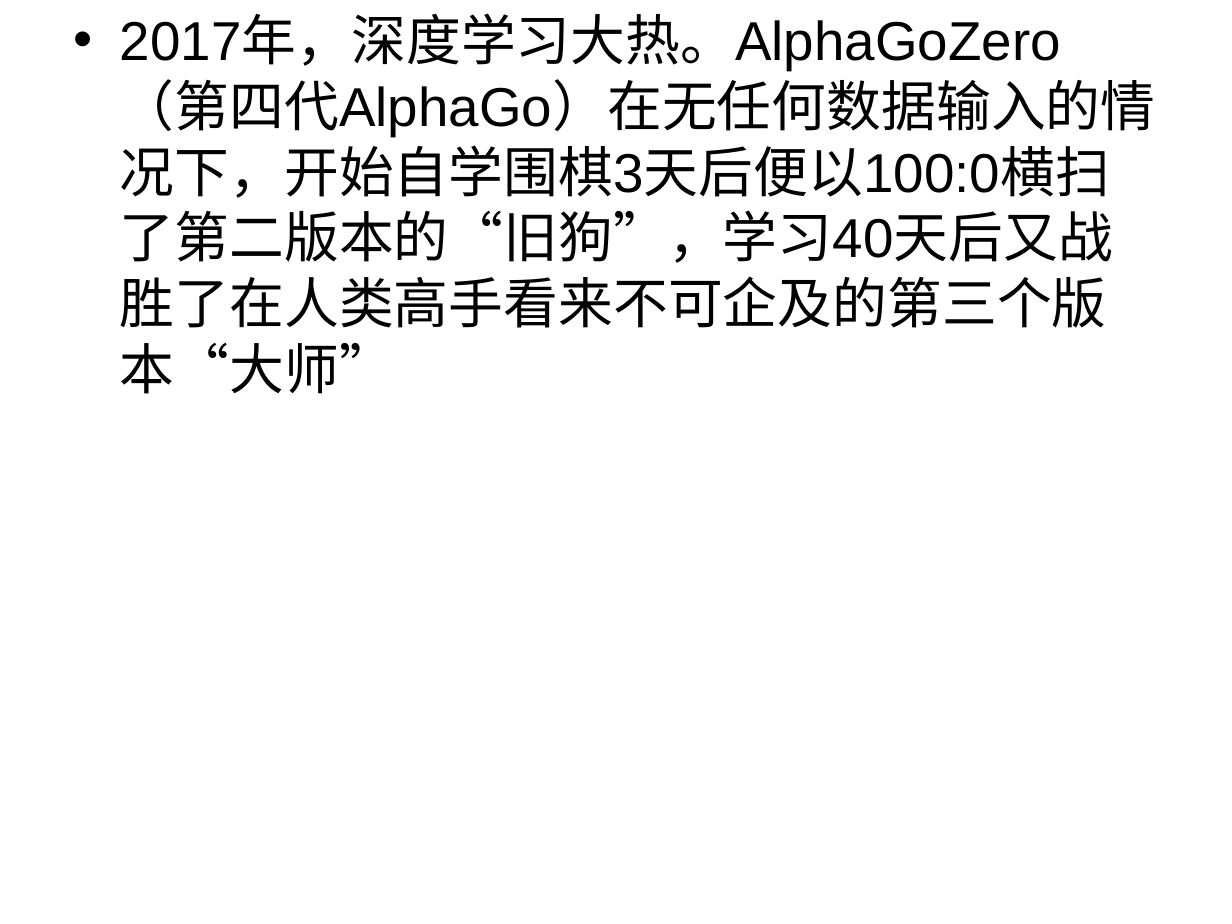
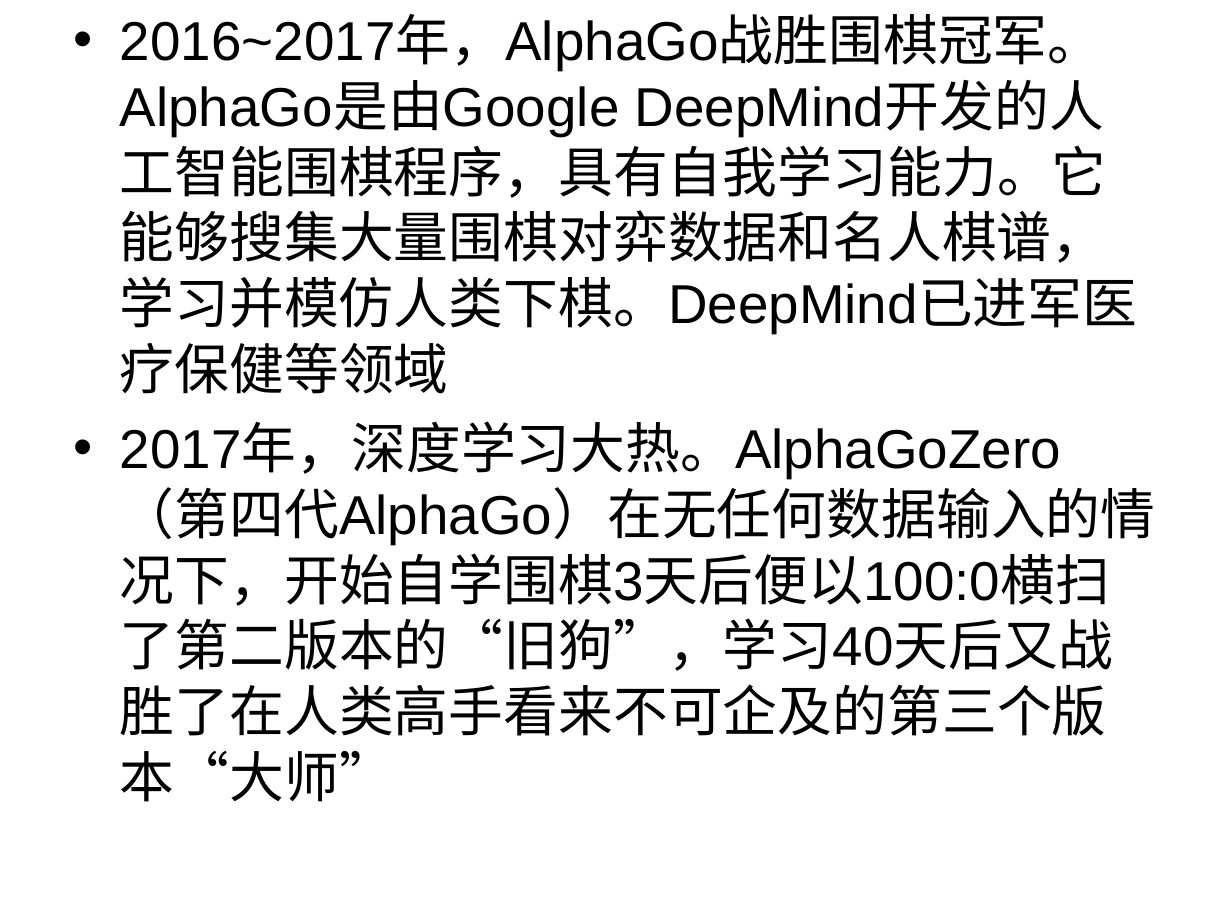
Before and after one commit to zhijie-ai/RL, a slide deck: slide 11 of rl-rec-practice/topk/code/AI的过去现在及未来.ppt (slide 12 before the commit). Drawn at 1232x924 pixels with LibreOffice and Linux fonts; fonts in the diff are those of the drawing. Boxes give left, top, right and bottom in pixels: in the first picture for what was removed or moved away, otherwise in the second. Text is boxed around its words. In the diff, an @@ line names an element or a change of style, - is before the commit and + after.

```diff
--- a/rl-rec-practice/topk/code/AI的过去现在及未来.ppt
+++ b/rl-rec-practice/topk/code/AI的过去现在及未来.ppt
@@ text at (x1=120, y1=17, x2=1137, y2=335): paragraph added @@
+• 2016~2017年，AlphaGo战胜围棋冠军。AlphaGo是由Google DeepMind开发的人工智能围棋程序，具有自我学习能力。它能够搜集大量围棋对弈数据和名人棋谱，学习并模仿人类下棋。DeepMind已进军医疗保健等领域
```
Also in this commit, not shown: 6 other slides changed, 5 slides added, 2 slides removed.
